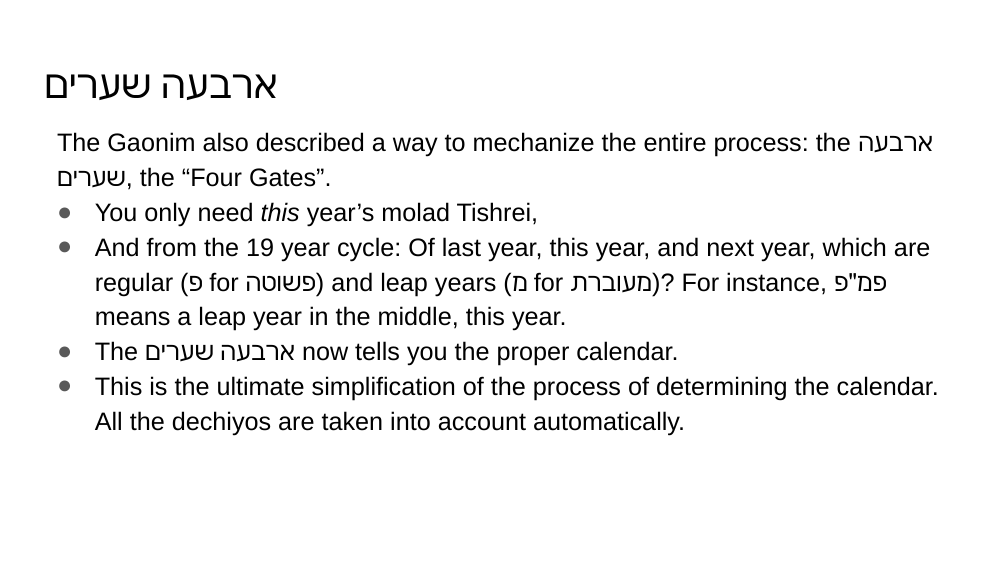
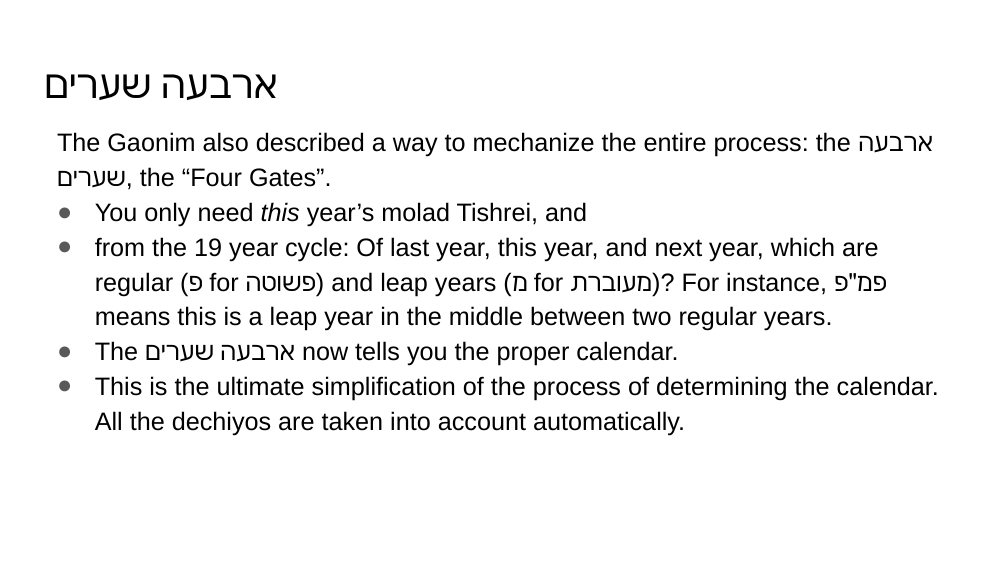
Before and after one commit to MichoelR/Keviyus, a slide deck: slide 13 of FourGates/FourGates.pptx. Drawn at 1008x567 pixels with LibreOffice and Linux fonts; fonts in the diff are those of the drawing. Boxes give left, top, right and bottom in pixels: in the first picture for what was removed or moved away, otherwise in the second. Text is boxed around its words. In the diff, an @@ line names an element or a change of style, - is before the commit and + after.

```diff
--- a/FourGates/FourGates.pptx
+++ b/FourGates/FourGates.pptx
@@ text at bbox=[95, 202, 887, 331]: text changed @@
-● You only need this year’s molad Tishrei,
-● And from the 19 year cycle: Of last year, this year, and next year, which are regular (פ for פשוטה) and leap years (מ for מעוברת)? For instance, פמ"פ means a leap year in the middle, this year.
+● You only need this year’s molad Tishrei, and
+● from the 19 year cycle: Of last year, this year, and next year, which are regular (פ for פשוטה) and leap years (מ for מעוברת)? For instance, פמ"פ means this is a leap year in the middle between two regular years.
```
Also in this commit, not shown: 14 other slides changed.
